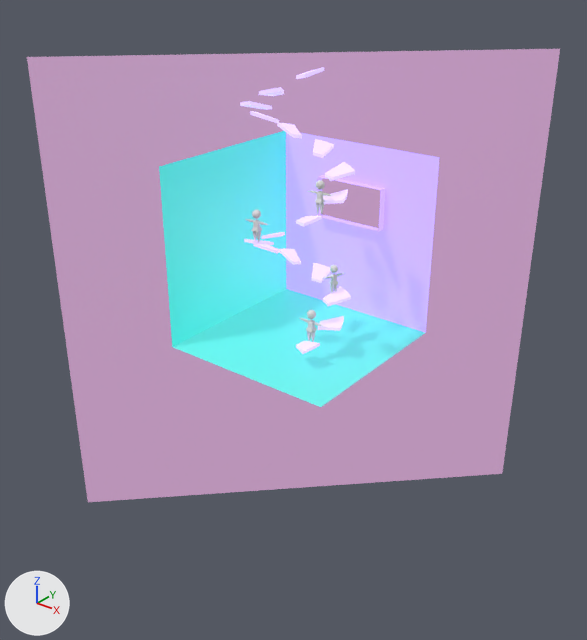
Two versions of the Blender file img/graphics_001.blend, one commit apart.
Rendered twice from a 50 mm camera at (3.82, -16.71, 2.15) aimed at (-4.8, -5.93, -4.53). Every picture has the same lights, and +X, +Y and +Z are marked at lower left.

In view in the first picture: '1_bodyCube', '1_bodyCube.001', '1_bodyCube.002', '1_bodyCube.003', 'Cube', 'Plane', 'stair'.
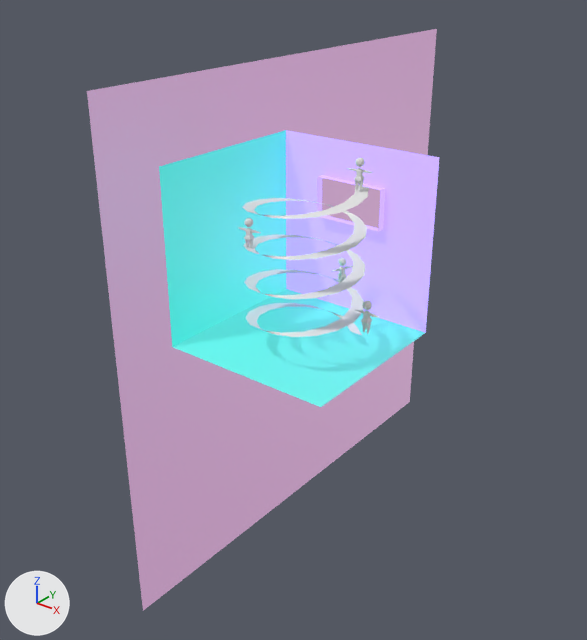
Where the newer file only moved an object's origin or applied its transform, the numbers keep the older frame.

The change, as a list of edits to the scene's bpy script:
```text
Add me_stair:
    me_stair.from_pydata([(4.874, 4.531, -0.476)], [], [])
Change ob_plane:
    ob_plane.rotation_euler: (-1.571, 0.0, 0.785) -> (-1.571, 1.571, 1.571)  # degrees (-90, 0, 45) -> degrees (-90, 90, 90)
Remove ob_stair:
    ob_stair = bpy.data.objects.new('stair', me_circle_001)
    ob_stair.location = (-2.05, -9.27, -2.59)
    _m = ob_stair.modifiers.new('Array', 'ARRAY')
    _m.count = 17
    _m.use_relative_offset = False
    _m.relative_offset_displace = (0.0, 0.0, 1.0)
    _m.use_object_offset = True
    _m.offset_object = ob_empty_001
Change ob_1_bodycube:
    ob_1_bodycube.location: (-1.68, -9.47, -2.31) -> (-1.1, -9.13, -2.14)
Change ob_1_bodycube_001:
    ob_1_bodycube_001.location: (-1.8, -8.86, -1.92) -> (-1.85, -8.59, -1.92)
Change ob_1_bodycube_002:
    ob_1_bodycube_002.location: (-2.32, -9.74, -1.07) -> (-2.44, -9.74, -1.2)
Change ob_1_bodycube_003:
    ob_1_bodycube_003.location: (-1.61, -9.43, -0.65) -> (-1.4, -8.95, -0.45)
Add ob_plane_001:
    ob_plane_001 = bpy.data.objects.new('Plane.001', me_stair)
    ob_plane_001.location = (-2.05, -9.27, -2.59)
    ob_plane_001.scale = (0.103, 0.103, 0.103)
    ob_plane_001.instance_type = 'FACES'
    _m = ob_plane_001.modifiers.new('Screw', 'SCREW')
    _m.iterations = 4
    _m.screw_offset = 4.8
    _m = ob_plane_001.modifiers.new('Screw.001', 'SCREW')
    _m.steps = 1
    _m.render_steps = 1
    _m.iterations = 3
    _m.axis = 'X'
    _m.screw_offset = 0.61
```

Changed parts and their boxes [x1, y1, x2, y2] in the pictures (587 x 640 px):
'Plane', turned: before [27, 49, 560, 502]; after [87, 29, 437, 611]
'Plane.001', added: after [243, 186, 369, 337]
'stair', deleted: before [240, 67, 355, 354]
'1_bodyCube.003', moved: before [308, 180, 333, 215]; after [346, 158, 373, 192]
'1_bodyCube', moved: before [299, 310, 323, 342]; after [354, 300, 380, 334]
'1_bodyCube.002', moved: before [245, 210, 269, 243]; after [238, 218, 261, 248]
'1_bodyCube.001', moved: before [322, 264, 345, 294]; after [331, 257, 352, 283]
